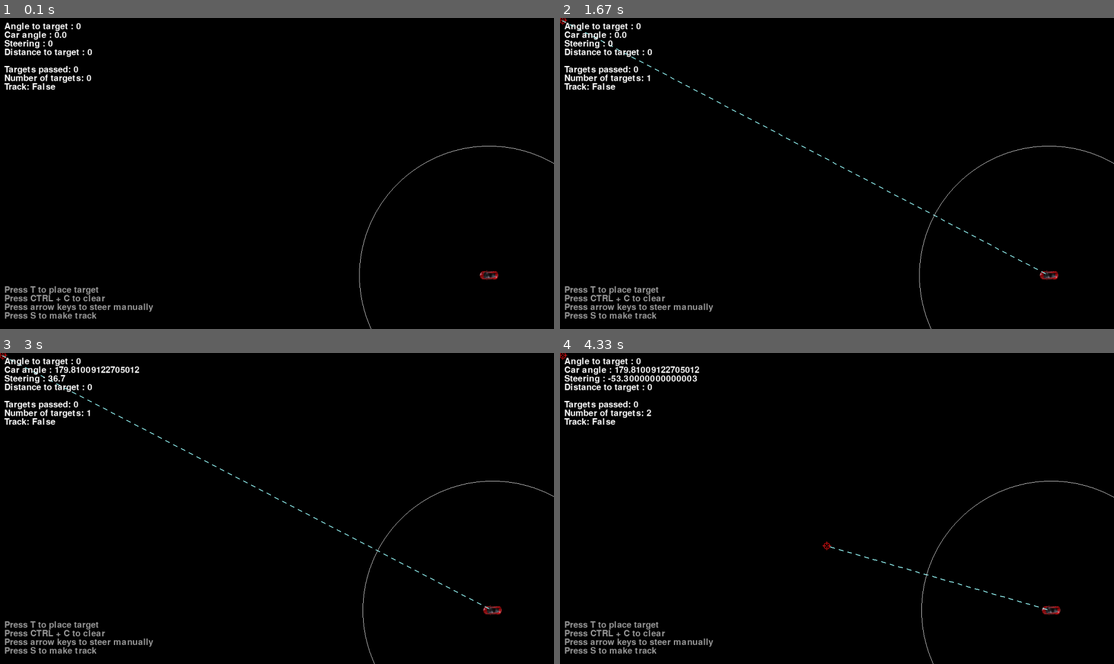
Above: before the commit, frames 1-4 (two rows, left to right).
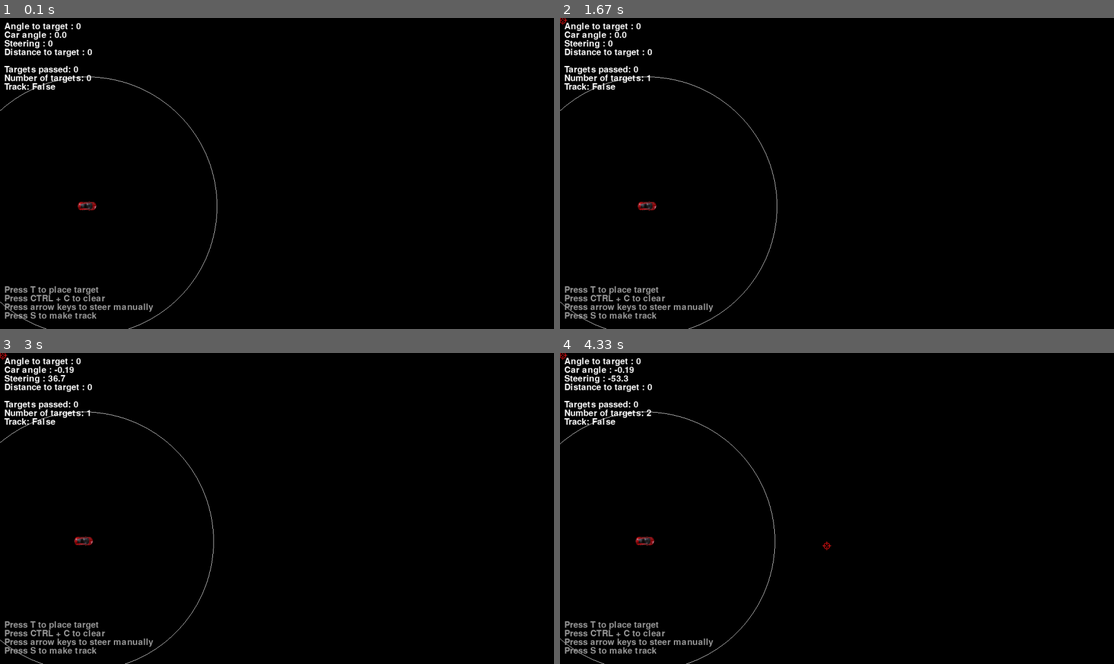
Above: after the commit, the same moments.

Repository: HanzeRacingDivision/Driverless
Game: pygame game, started from Moving_Car/moving_car.py
The game is run twice, just before and just after one commit, with the same random seed, the same clock (stepped at 60 frames per second) and the same inputs.
Inputs (mouse positions are in pixels of both pictures, inside the frame that each line leads up to):
- Up to frame 1 (0.1 s): no input
- Up to frame 2 (1.67 s): tap T at 0.33 s; hold S 0.67-1.2 s; hold Left 0.67-1.2 s; move the mouse to (825, 210) at 0.7 s; tap S at 1.23 s
- Up to frame 3 (3 s): hold Down 2.13-2.6 s; hold Left from 2.63 s (still down)
- Up to frame 4 (4.33 s): release Left at 3.03 s; hold Up 3.07-3.43 s; tap Space at 3.47, 3.87, 4.17 s; hold Right from 3.8 s (still down); tap T at 3.95 s

The runs differ from the first frame. In frame 1, 0.6% of the frame differs, in the area x 0-100%, y 18-100%; in frame 2, 0.8%; in frame 3, 1.1%; in frame 4, 1.1%, in the area x 0-100%, y 4-100%.

Commit message:
Fixed bug + new feature
bug fix: the field of view now functions as expected
new feature : bar on left side displays distance to next target

Diff:
--- a/Moving_Car/moving_car.py
+++ b/Moving_Car/moving_car.py
@@ -29,7 +29,7 @@
 
 
 class Car:
-    def __init__(self, x, y, angle=-180.0, length=2.5, max_steering=80, max_acceleration=6.0):
+    def __init__(self, x, y, angle = 0, length = 2.5, max_steering = 80, max_acceleration = 6.0):
         self.position = Vector2(x, y)
         self.velocity = Vector2(0.0, 0.0)
         self.angle = angle
@@ -45,6 +45,7 @@
         self.fov = 300 #150
         self.turning_sharpness = 1.4
         self.breaks = True
+        self.fov_range = 60
 
 
     def update(self, dt):
@@ -67,16 +68,41 @@
         self.passed = False
         self.visible = False
         self.dist_car = 10**10
-
-    def update(self, car, time_running, ppu, car_pos):
+        self.alpha = 0
+        self.valid = False
+
+    def update(self, car, time_running, ppu, car_pos,car_angle):
         self.dist_car = np.linalg.norm(self.position-car_pos)
 
         if self.passed == False and np.linalg.norm(self.position-car_pos) <= 30/ppu and time_running > 2:
             self.passed = True
+            self.valid = False
+
         if np.linalg.norm(self.position-car_pos) < car.fov/ppu and time_running > 2:
             self.visible = True
+
+            a_b = self.position-car_pos
+            a_b = np.transpose(np.matrix([a_b.x,-1*a_b.y ]))
+
+            rotate = np.matrix([[np.cos(-car_angle*np.pi/180),-1*np.sin(-car_angle*np.pi/180)],
+                                [np.sin(-car_angle*np.pi/180),np.cos(-car_angle*np.pi/180)]])
+
+            a_b = rotate*a_b
+
+            a = a_b[0]
+            b = a_b[1]
+
+            beta = np.arctan(b/a)*(180/np.pi)
+            alpha = beta + 90*(b/np.abs(b))*np.abs((a/np.abs(a)) - 1)
+            self.alpha = alpha[0,0]
+
+            if np.abs(self.alpha) < 60 and self.passed == False:
+                self.valid = True
+            else:
+                self.valid = False
         else:
             self.visible = False
+            self.valid = False
 
 
 
@@ -106,7 +132,7 @@
         #image_path2 = os.path.join(current_dir, "fin.png")
        # fin_image = pygame.image.load(image_path2)
 
-        car = Car(36,19)
+        car = Car(7,14)
         ppu = 32
         time_start = time.time()
 
@@ -116,11 +142,8 @@
         non_passed_targets = targets.copy()
 
         alpha = 0
-        beta = 0
         circles = []
         dist = 0
-        a = 0
-        b = 0
         closest_target = None
         mouse_pos_list = []
         track = False
@@ -219,32 +242,42 @@
             visible_targets = []
             dists = []
             non_passed_dists = []
+            valid_targets = []
+            valid_dists = []
+
 
 
             #make list of visible targets and list of passed targets
             for target in targets:
+
                 non_passed_dists.append(target.dist_car)
                 dists.append(target.dist_car)
+
                 if target.visible == True:
                     visible_targets.append(target)
 
                 if target.passed == True:
                     non_passed_dists.remove(target.dist_car)
+
+                if target.valid == True:
+                    valid_targets.append(target)
+                    valid_dists.append(target.dist_car)
 
             for target in non_passed_targets:
                 if target.passed == True:
                     non_passed_targets.remove(target)
 
 
+
+            len_valid_targets = len(valid_targets)
+
             #define closest target
-            if len(non_passed_targets) > 0:
-                if len(non_passed_dists) == 0:
-                    non_passed_targets = []
+            if len(valid_targets) > 0:
+                if len(valid_dists) == 0:
+                    valid_targets = []
                 else:
-                    closest_target = non_passed_targets[np.array(non_passed_dists).argmin()]
+                    closest_target = valid_targets[np.array(valid_dists).argmin()]
                 #set up while loop here to find next target
-
-
 
 
 
@@ -270,23 +303,10 @@
 
             #automatic steering
 
-            elif len(targets) > 0 and np.linalg.norm(closest_target.position-car_pos) < car.fov/ppu and np.linalg.norm(closest_target.position-car_pos) > 30/ppu and time_running > 2 and closest_target.passed == False:
-                a_b = closest_target.position-car_pos
+            elif len(valid_targets) > 0 and np.linalg.norm(closest_target.position-car_pos) < car.fov/ppu and np.linalg.norm(closest_target.position-car_pos) > 30/ppu and time_running > 2 and closest_target.passed == False:
+
                 dist = closest_target.dist_car
-                a_b = np.transpose(np.matrix([a_b.x,-1*a_b.y ]))
-
-                rotate = np.matrix([[np.cos(-car_angle*np.pi/180),-1*np.sin(-car_angle*np.pi/180)],
-                                    [np.sin(-car_angle*np.pi/180),np.cos(-car_angle*np.pi/180)]])
-
-                a_b = rotate*a_b
-
-                a = a_b[0]
-                b = a_b[1]
-
-                beta = np.arctan(b/a)*(180/np.pi)
-                alpha = beta + 90*(b/np.abs(b))*np.abs((a/np.abs(a)) - 1)
-                alpha = alpha[0,0]
-
+                alpha = closest_target.alpha
                 car.steering = (car.max_steering*2/np.pi)*np.arctan(alpha/dist**car.turning_sharpness)
                 car.velocity.x = 3
 
@@ -302,7 +322,7 @@
             # Logic
             car.update(dt)
             for target in targets:
-                target.update(car, time_running, ppu, car_pos)
+                target.update(car, time_running, ppu, car_pos, car_angle)
 
 
             # Drawing
@@ -332,28 +352,29 @@
 
             self.screen.blit(rotated, car.position * ppu - ((rect.width / 2)+ round(img.shape[1]/2),( rect.height / 2) + round(img.shape[0]/2)))
 
-            if len(targets) > 0:
+            if len(valid_targets) > 0:
                 draw_line_dashed(self.screen, (155,255,255),(pos_1,pos_2) , closest_target.position * ppu , width = 2, dash_length = 10, exclude_corners = True)
 
             pygame.draw.circle(self.screen,(255,255,255), (pos_1,pos_2), car.fov, 1)
 
-         #   if len(non_passed_targets) == 0:
-          #      self.screen.blit(fin_image, (350,250))
+
+            pygame.draw.rect(self.screen,(100 - 10*dist, 100 - 10*dist, 100 - 10*dist),(10,180,12,dist*20 - 20))
+
 
             text_font = pygame.font.Font(None, 30)
-            text_surf = text_font.render(f'Angle to target : {alpha}', 1, (255, 255, 255))
+            text_surf = text_font.render(f'Angle to target : {round(alpha,1)}', 1, (255, 255, 255))
             text_pos = [10, 10]
             self.screen.blit(text_surf, text_pos)
 
-            text_surf = text_font.render(f'Car angle : {car_angle}', 1, (255, 255, 255))
+            text_surf = text_font.render(f'Car angle : {round(car_angle,2)}', 1, (255, 255, 255))
             text_pos = [10, 30]
             self.screen.blit(text_surf, text_pos)
 
-            text_surf = text_font.render(f'Steering : {car.steering}', 1, (255, 255, 255))
+            text_surf = text_font.render(f'Steering : {round(car.steering,2)}', 1, (255, 255, 255))
             text_pos = [10, 50]
             self.screen.blit(text_surf, text_pos)
 
-            text_surf = text_font.render(f'Distance to target : {dist}', 1, (255, 255, 255))
+            text_surf = text_font.render(f'Distance to target : {round(dist,2)}', 1, (255, 255, 255))
             text_pos = [10, 70]
             self.screen.blit(text_surf, text_pos)
 
@@ -368,7 +389,6 @@
             text_surf = text_font.render(f'Track: {track}', 1, (255, 255, 255))
             text_pos = [10, 150]
             self.screen.blit(text_surf, text_pos)
-
 
             text_surf = text_font.render(f'Press T to place target', 1, (155, 155, 155))
             text_pos = [10, 620]
